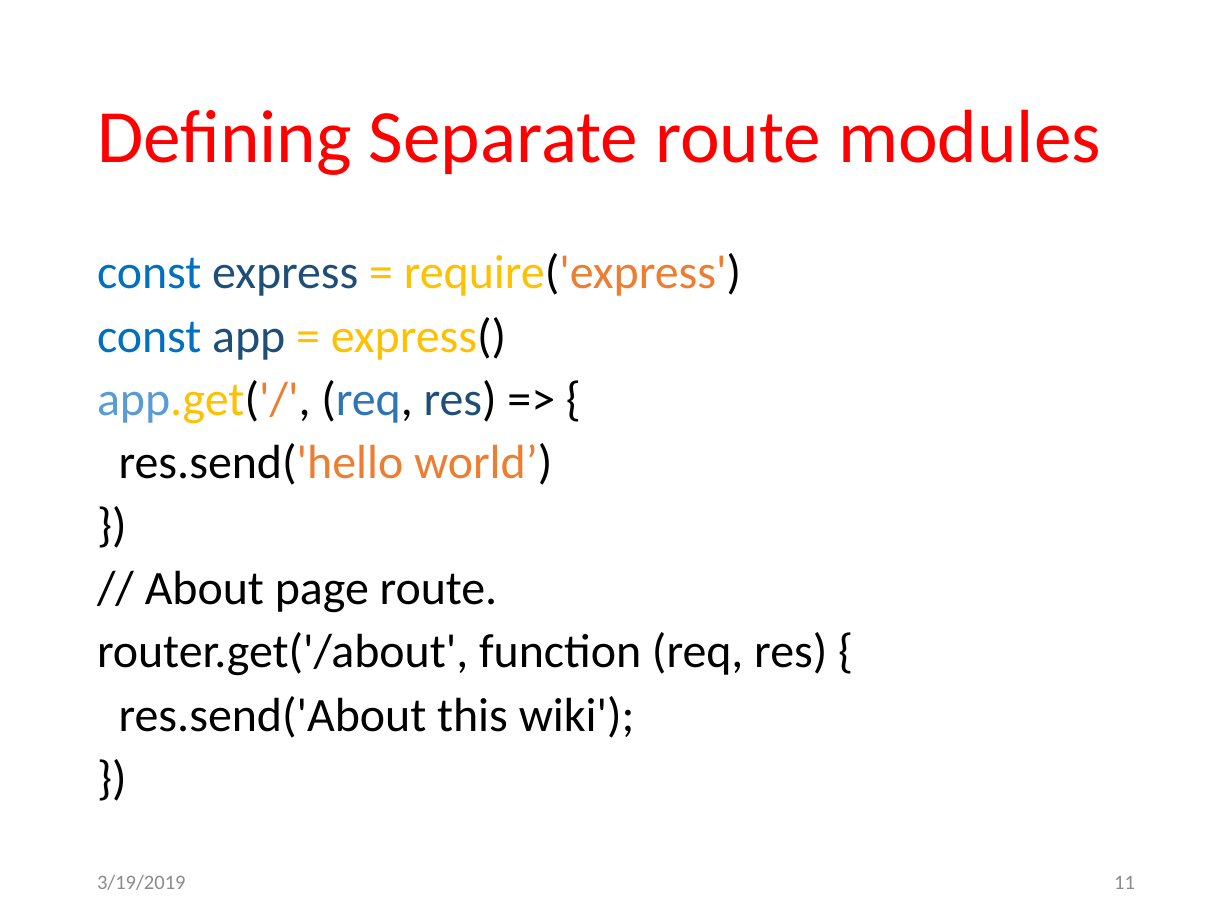
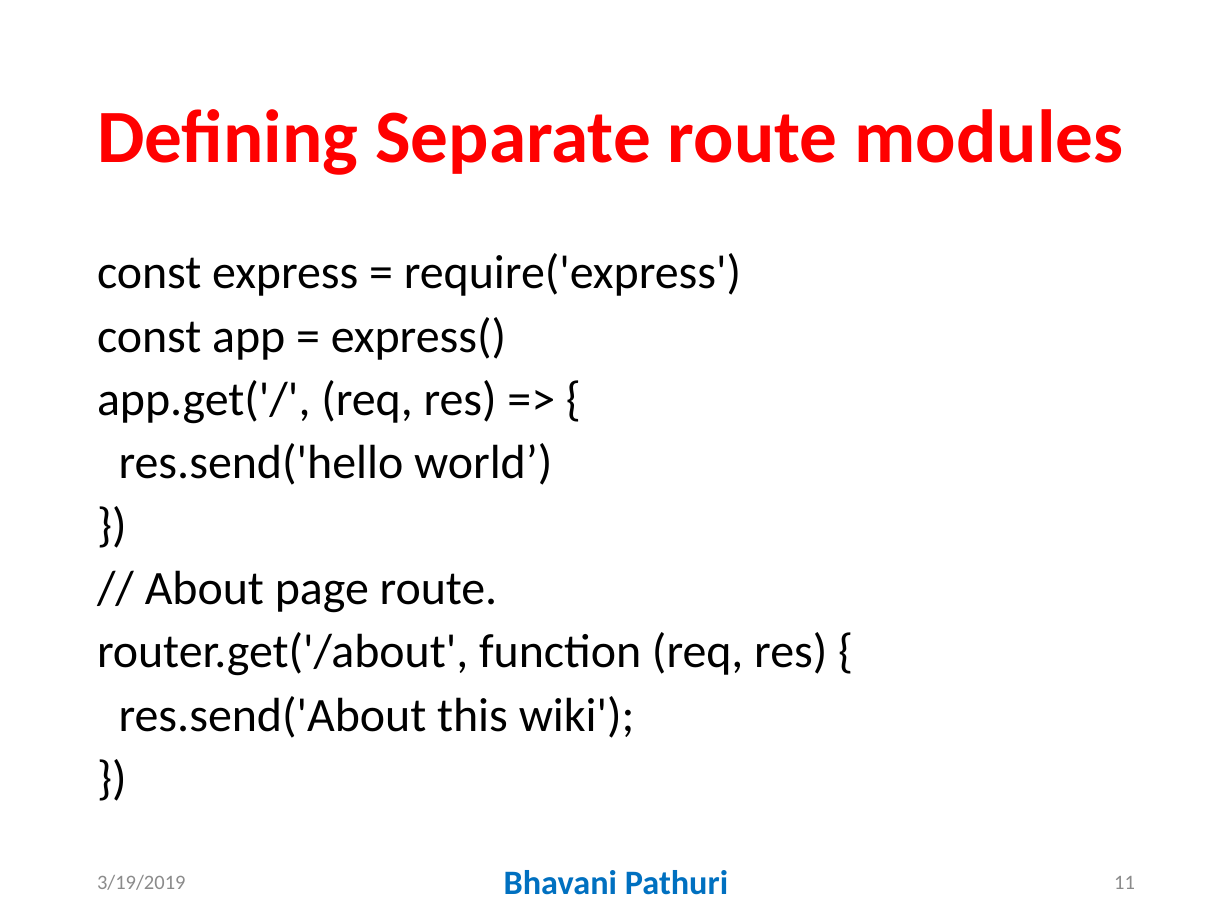
Before and after one commit to GallaPriyanka/routingExpressApp, a slide deck: slide 11 of docs/ws5.pptx. Drawn at 1232x924 pixels with LibreOffice and Linux fonts; fonts in the diff are those of the drawing. Boxes give left, top, right and bottom in pixels: in the first picture for what was removed or moved away, otherwise in the second. Text is boxed around its words. In the diff, an @@ line names an element or a change of style, - is before the commit and + after.

```diff
--- a/docs/ws5.pptx
+++ b/docs/ws5.pptx
@@ title "Defining Separate route modules" at <box>97,109,1124,175</box>: bold on @@
@@ text at <box>97,253,741,485</box>: text colour #0070C0 to #000000 in "const", "const"; text colour #1F4E79 to #000000 in "express", "app", "res)"; text colour #FFC000 to #000000 in "= require('express')", "= express()", "app.get('/',"; text colour #ED7D31 to #000000 in "require('express')", "app.get('/',", "res.send('hello world’)"; text colour #5B9BD5 to #000000 in "app.get('/',"; text colour #2E75B6 to #000000 in "(req," @@
@@ text added at <box>504,870,728,895</box>, 20 pt, text #0070C0, bold @@
+Bhavani Pathuri
```
Also in this commit, not shown: 15 other slides changed, 4 other files.
